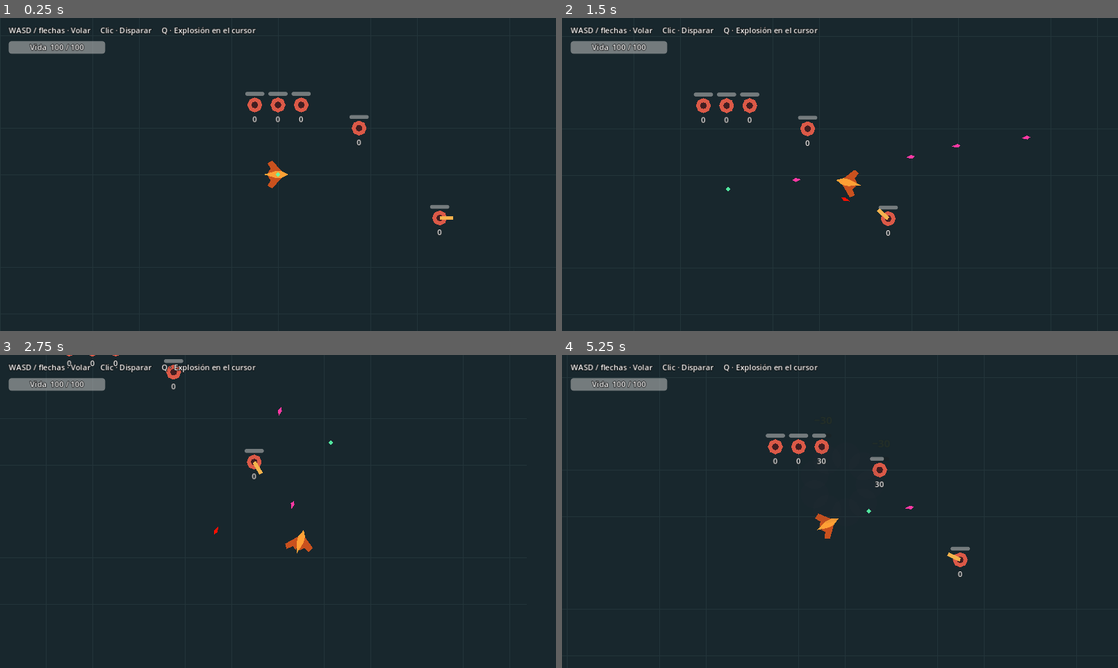
Above: before the commit, frames 1-4 (two rows, left to right).
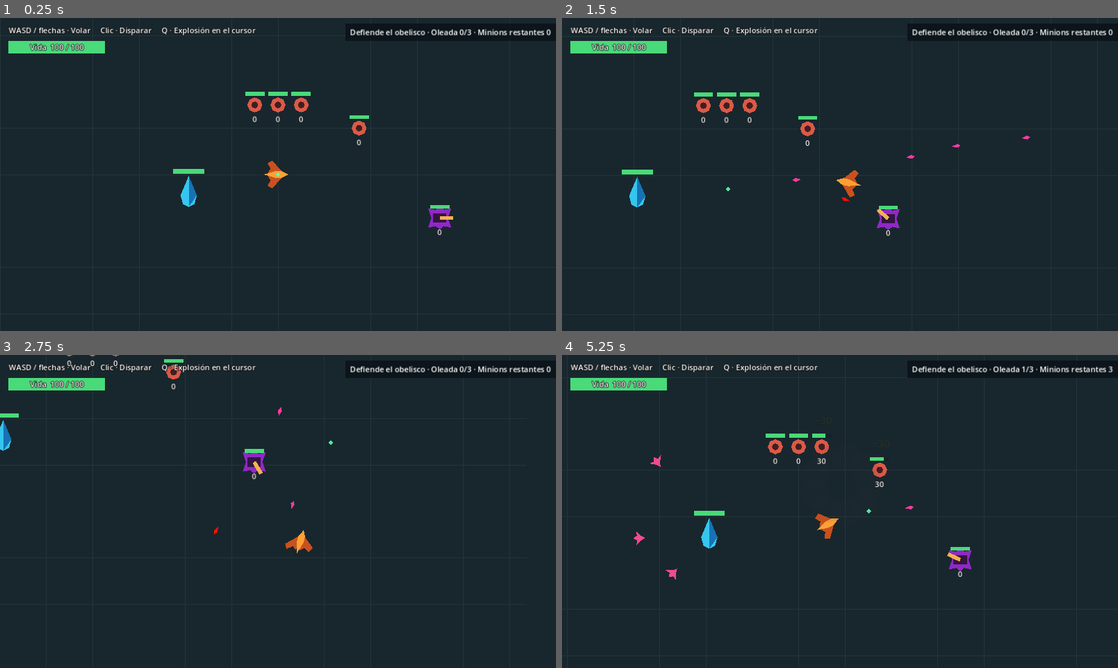
Above: after the commit, the same moments.

Repository: JoseB-H/The-Dragons-and-titans
Game: Godot game, scene res://scenes/levels/test_level.tscn
The game is run twice, just before and just after one commit, with the same random seed, the same clock (stepped at 60 frames per second) and the same inputs.
Inputs (mouse positions are in pixels of both pictures, inside the frame that each line leads up to):
- Up to frame 1 (0.25 s): no input
- Up to frame 2 (1.5 s): tap Enter at 0.5 s; move the mouse to (962, 158) at 0.52 s; press the mouse at (962, 158) at 0.53 s; hold D (move_right) 0.53-1.28 s; move the mouse to (728, 190) at 1.27 s; release the mouse at (728, 190) at 1.28 s; hold S (move_down) from 1.28 s (still down); tap Q (burst_fire) at 1.35 s
- Up to frame 3 (2.75 s): move the mouse to (333, 442) at 2.02 s; release S (move_down) at 2.03 s; press the mouse at (333, 442) at 2.03 s; hold D (move_right) from 2.03 s (still down)
- Up to frame 4 (5.25 s): move the mouse to (812, 574) at 2.77 s; release D (move_right) at 2.78 s; release the mouse at (812, 574) at 2.78 s; hold W (move_up) 2.78-3.53 s; tap Q (burst_fire) at 2.85, 4.35 s; move the mouse to (1006, 558) at 3.52 s; press the mouse at (1006, 558) at 3.53 s; hold A (move_left) 3.53-5.03 s; tap R (restart_match, bound only after the commit) at 4.15 s; move the mouse to (673, 464) at 4.27 s; release the mouse at (673, 464) at 4.28 s; move the mouse to (867, 511) at 5.02 s; press the mouse at (867, 511) at 5.03 s; hold S (move_down) from 5.03 s (still down)

The runs differ from the first frame. In frame 1, 1.8% of the frame differs, in the area x 1-100%, y 1-68%; in frame 2, 1.8%; in frame 3, 1.5%; in frame 4, 1.9%, in the area x 1-100%, y 1-72%.

Commit message:
Añadir defensa del obelisco con oleadas navegables y mejorar lectura de combate

Diff:
--- a/prototipo_2d/project.godot
+++ b/prototipo_2d/project.godot
@@ -15,6 +15,11 @@
 environment/defaults/default_clear_color=Color(0.055,0.085,0.105,1)
 
 [input]
+restart_match={
+"deadzone":0.2,
+"events":[Object(InputEventKey,"physical_keycode":82)]
+}
+
 move_left={
 "deadzone":0.2,
 "events":[Object(InputEventKey,"physical_keycode":65), Object(InputEventKey,"physical_keycode":4194319)]
--- a/prototipo_2d/scenes/combat/target.tscn
+++ b/prototipo_2d/scenes/combat/target.tscn
@@ -1,6 +1,7 @@
 [gd_scene format=3]
 [ext_resource type="Script" path="res://scripts/combat/practice_target.gd" id="s"]
 [ext_resource type="Script" path="res://scripts/combat/health_component.gd" id="hp"]
+[ext_resource type="Script" path="res://scripts/ui/player_health.gd" id="bar"]
 [sub_resource type="CircleShape2D" id="shape"]
 radius = 15.6
 [node name="Target" type="StaticBody2D"]
@@ -26,7 +27,7 @@
 
 [node name="HealthComponent" type="Node" parent="."]
 script = ExtResource("hp")
-[node name="HealthBar" type="ProgressBar" parent="."]
+[node name="HealthBar" type="ProgressBar" parent="." node_paths=PackedStringArray("health")]
 offset_left = -20
 offset_top = -27
 offset_right = 20
@@ -34,3 +35,5 @@
 show_percentage = false
 mouse_filter = 2
 z_index = 10
+script = ExtResource("bar")
+health = NodePath("../HealthComponent")
--- a/prototipo_2d/scenes/levels/test_level.tscn
+++ b/prototipo_2d/scenes/levels/test_level.tscn
@@ -7,6 +7,15 @@
 [ext_resource type="Script" path="res://scripts/combat/health_component.gd" id="hp"]
 [ext_resource type="Script" path="res://scripts/ui/player_health.gd" id="hud"]
 [ext_resource type="Script" path="res://scripts/combat/practice_turret.gd" id="turret"]
+[ext_resource type="PackedScene" path="res://scenes/waves/minion.tscn" id="minion"]
+[ext_resource type="Script" path="res://scripts/waves/wave_spawner.gd" id="waves"]
+[ext_resource type="NavigationPolygon" path="res://scenes/waves/defense_navigation.tres" id="nav"]
+[sub_resource type="StyleBoxFlat" id="panel"]
+bg_color = Color(0.045,0.08,0.10,0.94)
+content_margin_left = 10.0
+content_margin_top = 6.0
+content_margin_right = 10.0
+content_margin_bottom = 6.0
 [sub_resource type="CircleShape2D" id="pilot"]
 radius = 19.2
 [node name="TestLevel" type="Node2D"]
@@ -188,6 +197,12 @@
 position = Vector2(335, 90)
 script = ExtResource("turret")
 player = NodePath("../Player")
+[node name="ArmoredBase" type="Polygon2D" parent="Turret"]
+polygon = PackedVector2Array(-24,-20,-9,-17,0,-25,9,-17,24,-20,17,0,24,20,8,17,0,24,-8,17,-24,20,-17,0)
+color = Color(0.57,0.16,0.78,1)
+[node name="Hub" type="Polygon2D" parent="Turret"]
+polygon = PackedVector2Array(-14,-10,14,-10,14,10,-14,10)
+color = Color(0.2,0.08,0.26,1)
 [node name="Barrel" type="Polygon2D" parent="Turret"]
 polygon = PackedVector2Array(0,-4,28,-4,28,4,0,4)
 color = Color(0.96,0.7,0.3,1)
@@ -206,3 +221,48 @@
 horizontal_alignment = 1
 vertical_alignment = 1
 theme_override_constants/outline_size = 4
+
+[node name="NavigationRegion" type="NavigationRegion2D" parent="."]
+navigation_polygon = ExtResource("nav")
+[node name="Obelisk" type="Node2D" parent="."]
+position = Vector2(-185, 40)
+[node name="Crystal" type="Polygon2D" parent="Obelisk"]
+polygon = PackedVector2Array(0,-37,17,3,12,21,0,27,-12,21,-17,3)
+color = Color(0.21,0.78,0.94,1)
+[node name="Facet" type="Polygon2D" parent="Obelisk"]
+polygon = PackedVector2Array(0,-37,17,3,0,27)
+color = Color(0.09,0.45,0.71,1)
+[node name="HealthComponent" type="Node" parent="Obelisk"]
+script = ExtResource("hp")
+max_health = 180
+[node name="HealthBar" type="ProgressBar" parent="Obelisk" node_paths=PackedStringArray("health")]
+script = ExtResource("hud")
+health = NodePath("../HealthComponent")
+offset_left = -32
+offset_right = 32
+offset_top = -51
+offset_bottom = -42
+show_percentage = false
+mouse_filter = 2
+[node name="WaveSpawner" type="Node2D" parent="." node_paths=PackedStringArray("obelisk","player","objective")]
+script = ExtResource("waves")
+minion_scene = ExtResource("minion")
+obelisk = NodePath("../Obelisk")
+player = NodePath("../Player")
+objective = NodePath("../UI/Objective/Text")
+[node name="North" type="Marker2D" parent="WaveSpawner"]
+position = Vector2(-380,-235)
+[node name="West" type="Marker2D" parent="WaveSpawner"]
+position = Vector2(-480,50)
+[node name="South" type="Marker2D" parent="WaveSpawner"]
+position = Vector2(-365,225)
+[node name="Objective" type="PanelContainer" parent="UI"]
+anchor_left = 1.0
+anchor_right = 1.0
+offset_left = -437
+offset_right = -14
+offset_top = 12
+theme_override_styles/panel = SubResource("panel")
+mouse_filter = 2
+[node name="Text" type="Label" parent="UI/Objective"]
+horizontal_alignment = 1
--- /dev/null
+++ b/prototipo_2d/scenes/waves/defense_navigation.tres
@@ -0,0 +1,9 @@
+[gd_resource type="NavigationPolygon" format=3]
+
+[resource]
+vertices = PackedVector2Array(2388, 2388, -2388, 2388, -2388, -2388, 2388, -2388)
+polygons = Array[PackedInt32Array]([PackedInt32Array(0, 1, 2, 3)])
+outlines = Array[PackedVector2Array]([PackedVector2Array(-2400, -2400, 2400, -2400, 2400, 2400, -2400, 2400)])
+parsed_geometry_type = 1
+parsed_collision_mask = 4
+agent_radius = 12.0
--- /dev/null
+++ b/prototipo_2d/scenes/waves/minion.tscn
@@ -0,0 +1,21 @@
+[gd_scene format=3]
+[ext_resource type="Script" path="res://scripts/waves/minion.gd" id="s"]
+[ext_resource type="Script" path="res://scripts/combat/health_component.gd" id="hp"]
+[sub_resource type="CircleShape2D" id="shape"]
+radius = 10
+[node name="Minion" type="CharacterBody2D" groups=["minions"]]
+script = ExtResource("s")
+collision_layer = 2
+collision_mask = 0
+motion_mode = 1
+[node name="Body" type="Polygon2D" parent="."]
+polygon = PackedVector2Array(13,0,4,-5,-6,-15,-4,-5,-12,0,-4,5,-6,15,4,5)
+color = Color(0.95,0.29,0.57,1)
+[node name="Collider" type="CollisionShape2D" parent="."]
+shape = SubResource("shape")
+[node name="HealthComponent" type="Node" parent="."]
+script = ExtResource("hp")
+max_health = 36
+[node name="Agent" type="NavigationAgent2D" parent="."]
+path_desired_distance = 5.0
+target_desired_distance = 5.0
--- a/prototipo_2d/scripts/combat/practice_target.gd
+++ b/prototipo_2d/scripts/combat/practice_target.gd
@@ -6,8 +6,6 @@
 
 func _ready() -> void:
 	previous_hp = $HealthComponent.current_health
-	$HealthBar.max_value = $HealthComponent.max_health
-	$HealthBar.value = previous_hp
 	$HealthComponent.health_changed.connect(_update_health)
 	$HealthComponent.died.connect(_die)
 
@@ -27,24 +25,9 @@
 	show()
 
 func _update_health(hp: int, maximum: int) -> void:
-	$HealthBar.max_value = maximum
-	$HealthBar.value = hp
 	var amount := previous_hp - hp
 	previous_hp = hp
 	if amount <= 0: return
 	total += amount
 	$Readout.text = str(total)
-	# El daño flota encima del blanco y usa contorno para destacar sobre el destello.
-	var number := Label.new()
-	number.text = "−%d" % amount
-	number.modulate = Color.GOLD
-	number.add_theme_font_size_override("font_size",22)
-	number.add_theme_constant_override("outline_size",5)
-	number.add_theme_color_override("font_outline_color",Color.BLACK)
-	number.position = Vector2(-16,-48)
-	number.z_index = 12
-	add_child(number)
-	var fade := number.create_tween()
-	fade.tween_property(number,"position:y",-74,0.5)
-	fade.parallel().tween_property(number,"modulate:a",0,0.5)
-	fade.tween_callback(number.queue_free)
+	preload("res://scripts/ui/damage_number.gd").show_at(get_parent(),global_position,amount,Color.GOLD)
--- a/prototipo_2d/scripts/player/dragon_player.gd
+++ b/prototipo_2d/scripts/player/dragon_player.gd
@@ -12,8 +12,13 @@
 @export_range(0, 10) var protection_time := 2.0
 var aim_point := Vector2.ZERO
 
+var previous_hp: int
+var flash: Tween
+
 func _ready() -> void:
 	global_position = spawn_point.global_position
+	previous_hp = $HealthComponent.current_health
+	$HealthComponent.health_changed.connect(_on_health_changed)
 	$HealthComponent.died.connect(_die)
 
 func _die() -> void:
@@ -54,3 +59,13 @@
 		rotation = lerp_angle(rotation,aim.angle(),minf(1,turn_speed*delta))
 	var lateral := velocity.rotated(-rotation).y/max_speed
 	$Model.skew = lerpf($Model.skew,-lateral*bank_amount,minf(1,bank_speed*delta))
+
+func _on_health_changed(hp: int, _maximum: int) -> void:
+	var damage := previous_hp-hp
+	previous_hp = hp
+	if damage <= 0: return
+	preload("res://scripts/ui/damage_number.gd").show_at(get_parent(),global_position,damage,Color.SALMON)
+	if flash: flash.kill()
+	$Model.modulate = Color(1,0.12,0.12)
+	flash = create_tween()
+	flash.tween_property($Model,"modulate",Color.WHITE,0.18)
--- /dev/null
+++ b/prototipo_2d/scripts/ui/damage_number.gd
@@ -0,0 +1,18 @@
+extends RefCounted
+
+static func show_at(parent: Node2D, origin: Vector2, amount: int, tint: Color) -> void:
+	# El daño flota encima del blanco y usa contorno para destacar sobre el destello.
+	var number := Label.new()
+	number.text = "−%d" % amount
+	number.modulate = tint
+	number.add_theme_font_size_override("font_size",22)
+	number.add_theme_constant_override("outline_size",5)
+	number.add_theme_color_override("font_outline_color",Color.BLACK)
+
+	number.z_index = 12
+	parent.add_child(number)
+	number.global_position = origin + Vector2(-16,-48)
+	var fade := number.create_tween()
+	fade.tween_property(number,"position:y",number.position.y-26,0.5)
+	fade.parallel().tween_property(number,"modulate:a",0,0.5)
+	fade.tween_callback(number.queue_free)
--- a/prototipo_2d/scripts/ui/player_health.gd
+++ b/prototipo_2d/scripts/ui/player_health.gd
@@ -1,11 +1,20 @@
 extends ProgressBar
 @export var health: Node
 
+const GREEN := Color("#49da79")
+const RED := Color("#f15152")
+var fill := StyleBoxFlat.new()
+
 func _ready() -> void:
+	var background := StyleBoxFlat.new()
+	background.bg_color = Color("#14232b")
+	add_theme_stylebox_override("background",background)
+	add_theme_stylebox_override("fill",fill)
 	health.health_changed.connect(_update_health)
 	_update_health(health.current_health, health.max_health)
 
 func _update_health(hp: int, maximum: int) -> void:
 	max_value = maximum
 	value = hp
-	$Text.text = "Vida  %d / %d" % [hp, maximum]
+	fill.bg_color = RED if hp*100 < maximum*30 else GREEN
+	if has_node("Text"): $Text.text = "Vida  %d / %d" % [hp, maximum]
--- /dev/null
+++ b/prototipo_2d/scripts/waves/minion.gd
@@ -0,0 +1,54 @@
+extends CharacterBody2D
+enum State { MOVER, ATACAR, MORIR }
+const IMPACT := preload("res://scenes/combat/impact.tscn")
+@export var speed := 68.0
+@export var aggro_range := 115.0
+@export var melee_range := 32.0
+@export var damage := 6
+@export_range(0.1, 10) var attack_interval := 1.1
+var state := State.MOVER
+var player: CharacterBody2D
+var obelisk: Node2D
+var target: Node2D
+var cooldown := 0.0
+var repath := 0.0
+
+func _ready() -> void:
+	$HealthComponent.died.connect(_die)
+
+func _physics_process(delta: float) -> void:
+	if state == State.MORIR: return
+	cooldown = maxf(0, cooldown-delta)
+	var next_target := obelisk
+	if player.visible and global_position.distance_to(player.global_position) <= aggro_range:
+		next_target = player
+	repath -= delta
+	if target != next_target or repath <= 0:
+		target = next_target
+		$Agent.target_position = target.global_position
+		repath = 0.2
+	if global_position.distance_to(target.global_position) <= melee_range:
+		state = State.ATACAR
+		velocity = Vector2.ZERO
+		if cooldown <= 0:
+			target.get_node("HealthComponent").take_damage(damage)
+			cooldown = attack_interval
+	else:
+		state = State.MOVER
+		# El mapa requiere un paso de física para sincronizar sus polígonos.
+		if NavigationServer2D.map_get_iteration_id(get_world_2d().navigation_map) == 0: return
+		var waypoint: Vector2 = $Agent.get_next_path_position()
+		velocity = global_position.direction_to(waypoint)*speed
+		move_and_slide()
+	if not velocity.is_zero_approx(): $Body.rotation = velocity.angle()
+
+func _die() -> void:
+	state = State.MORIR
+	set_physics_process(false)
+	remove_from_group("minions")
+	var fx = IMPACT.instantiate()
+	get_parent().add_child(fx)
+	fx.global_position = global_position
+	fx.play(25)
+	hide()
+	queue_free()
--- /dev/null
+++ b/prototipo_2d/scripts/waves/wave_spawner.gd
@@ -0,0 +1,64 @@
+extends Node2D
+enum Result { PLAYING, VICTORY, DEFEAT }
+@export var minion_scene: PackedScene
+@export var wave_sizes := PackedInt32Array([3, 4, 5])
+@export_range(0.1, 60) var wave_pause := 3.0
+@export var obelisk: Node2D
+@export var player: CharacterBody2D
+@export var objective: Label
+var wave := 0
+var remaining := 0
+var wait_left := 0.0
+var result := Result.PLAYING
+
+func _ready() -> void:
+	process_mode = PROCESS_MODE_ALWAYS
+	obelisk.get_node("HealthComponent").died.connect(_finish.bind(Result.DEFEAT))
+	wait_left = wave_pause
+	_refresh()
+
+func _physics_process(delta: float) -> void:
+	if result != Result.PLAYING or get_tree().paused or remaining > 0: return
+	wait_left -= delta
+	if wait_left > 0: return
+	if wave == wave_sizes.size():
+		_finish(Result.VICTORY)
+		return
+	remaining = maxi(0, wave_sizes[wave])
+	wave += 1
+	var markers := get_children()
+	for i in remaining:
+		var unit = minion_scene.instantiate()
+		unit.player = player
+		unit.obelisk = obelisk
+		get_parent().add_child(unit)
+		unit.global_position = markers[i % markers.size()].global_position + Vector2(0, 20*floori(float(i)/markers.size()))
+		unit.get_node("HealthComponent").died.connect(_minion_died, CONNECT_ONE_SHOT)
+	wait_left = wave_pause
+	_refresh()
+
+func _minion_died() -> void:
+	if result != Result.PLAYING: return
+	remaining -= 1
+	if remaining == 0 and wave == wave_sizes.size():
+		_finish(Result.VICTORY)
+	else:
+		_refresh()
+
+func _refresh() -> void:
+	objective.text = "Defiende el obelisco · Oleada %d/%d · Minions restantes %d" % [wave,wave_sizes.size(),remaining]
+
+func _finish(outcome: Result) -> void:
+	if result != Result.PLAYING: return
+	result = outcome
+	objective.text = ("Victoria" if result == Result.VICTORY else "Derrota") + " · R para reiniciar"
+	# La pausa de fin de partida pasa a ser dueña del reloj.
+	var feedback = get_parent().get_node("ImpactFeedback")
+	feedback.pause_left = 0
+	get_tree().paused = true
+
+func _unhandled_input(event: InputEvent) -> void:
+	if result != Result.PLAYING and event.is_action_pressed("restart_match"):
+		get_viewport().set_input_as_handled()
+		get_tree().paused = false
+		get_tree().reload_current_scene()
--- a/prototipo_2d/tests/test_step2.gd
+++ b/prototipo_2d/tests/test_prototipo.gd
@@ -17,6 +17,9 @@
 func run() -> void:
 	# Instanciar el nivel de F5 directamente funciona en Godot 4.3.
 	var level = load(ProjectSettings.get_setting("application/run/main_scene")).instantiate()
+	var spawner = level.get_node("WaveSpawner")
+	# Aislar las regresiones del campo de tiro antes de activar la defensa.
+	spawner.wave_pause = 1000.0
 	root.add_child(level)
 	current_scene = level
 	await ticks(2)
@@ -120,5 +123,64 @@
 	check(flash_alpha<1 and smoke_alpha<1,"Destello y humo translúcidos desde el primer cuadro")
 	await ticks(10)
 	check(flash.modulate.a<flash_alpha and smoke.modulate.a<smoke_alpha,"Ambas capas se desvanecen")
-	print("Pasos 1 a 3 en 2D: %d comprobaciones, %d fallos" % [checks,failures])
+	var bar = level.get_node("UI/HealthBar")
+	pilot_health.take_damage(pilot_health.current_health-30)
+	check(bar.fill.bg_color==bar.GREEN,"El 30 % sigue verde")
+	pilot_health.take_damage(1)
+	check(bar.fill.bg_color==bar.RED and target.get_node("HealthBar").fill.bg_color==bar.GREEN,"Rojo por debajo del 30 % e independencia entre barras")
+	check(pilot.get_node("Model").modulate.g<0.5,"Destello al recibir daño")
+	await ticks(16)
+	check(pilot.get_node("Model").modulate.is_equal_approx(Color.WHITE),"Fin del destello")
+	pilot_health.revive()
+	var objective = level.get_node("UI/Objective/Text")
+	var obelisk = level.get_node("Obelisk")
+	var ob_hp = obelisk.get_node("HealthComponent")
+	var region = level.get_node("NavigationRegion")
+	check(region.navigation_polygon.get_polygon_count()>0,"Malla navegable incluida")
+	spawner.wave_sizes = PackedInt32Array([2,1])
+	spawner.wave_pause = 0.5
+	spawner.wait_left = 0
+	await ticks(4)
+	var enemies := get_nodes_in_group("minions")
+	check(enemies.size()==2 and spawner.wave==1 and objective.text.ends_with("restantes 2"),"Primera oleada y panel")
+	var unit = enemies[0]
+	var start: Vector2 = unit.global_position
+	await ticks(24)
+	check(unit.target==obelisk and unit.global_position.distance_to(obelisk.global_position)<start.distance_to(obelisk.global_position),"Ruta al obelisco")
+	pilot.global_position = unit.global_position+Vector2(15,0)
+	await ticks(3)
+	check(unit.target==pilot and unit.state==unit.State.ATACAR and pilot_health.current_health<100,"Aggro y ataque cuerpo a cuerpo")
+	var after_hit: int = pilot_health.current_health
+	await ticks(12)
+	check(pilot_health.current_health==after_hit,"Intervalo entre golpes")
+	pilot.global_position = Vector2.ZERO
+	await ticks(4)
+	check(unit.target==obelisk and unit.state==unit.State.MOVER,"Regresa al objetivo al alejarse el piloto")
+	await ticks(330)
+	check(ob_hp.current_health<ob_hp.max_health,"Minions llegan y dañan el obelisco")
+	for actor in enemies: actor.get_node("HealthComponent").take_damage(999)
+	check(spawner.remaining==0 and get_nodes_in_group("minions").is_empty(),"Una baja por minion")
+	await ticks(12)
+	check(spawner.wave==1,"Pausa real entre oleadas")
+	await ticks(25)
+	check(spawner.wave==2 and spawner.remaining==1,"Segunda oleada")
+	get_nodes_in_group("minions")[0].get_node("HealthComponent").take_damage(999)
+	check(objective.text.begins_with("Victoria") and paused,"Victoria final")
+	await restart_with_r()
+	var fresh = current_scene
+	check(fresh!=null and fresh.get_node("WaveSpawner").wave==0 and not paused,"R reinicia después de victoria")
+	fresh.get_node("Obelisk/HealthComponent").take_damage(999)
+	check(paused and fresh.get_node("UI/Objective/Text").text.begins_with("Derrota"),"Derrota al caer el obelisco")
+	await restart_with_r()
+	check(not paused and current_scene.get_node("Obelisk/HealthComponent").current_health==180,"R reinicia después de derrota")
+	print("Pasos 1 a 4 en 2D: %d comprobaciones, %d fallos" % [checks,failures])
 	quit(1 if failures else 0)
+
+func restart_with_r() -> void:
+	var key := InputEventKey.new()
+	key.physical_keycode = KEY_R
+	key.pressed = true
+	root.push_input(key)
+	await ticks(4)
+	key.pressed = false
+	root.push_input(key)
Not shown, changed: prototipo_2d/LEEME.md
